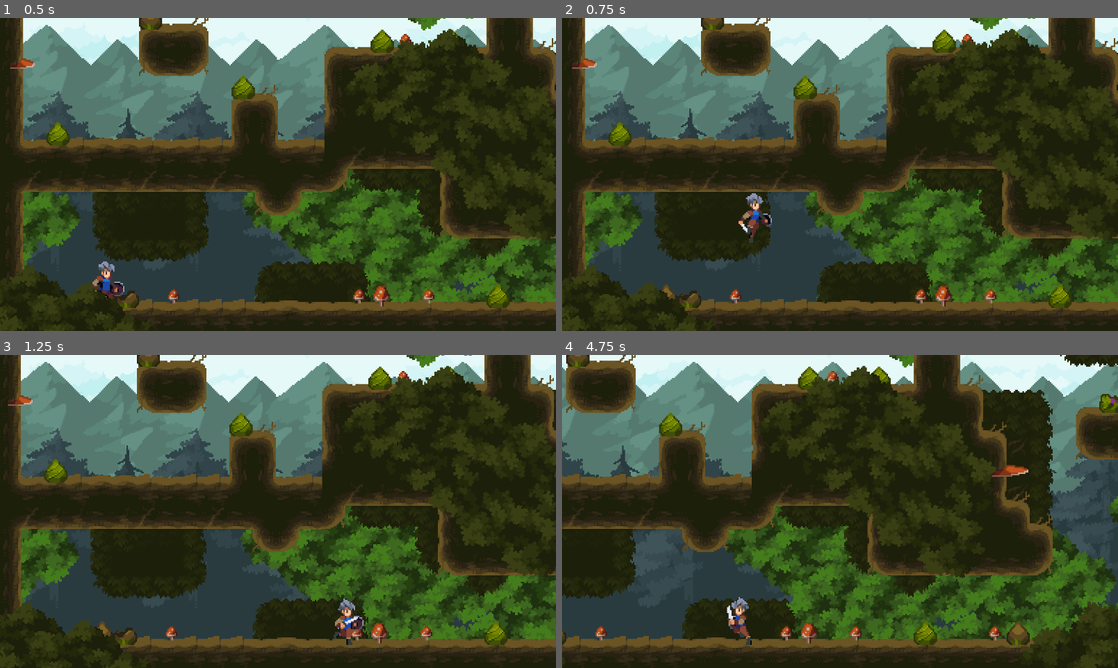
Above: before the commit, frames 1-4 (two rows, left to right).
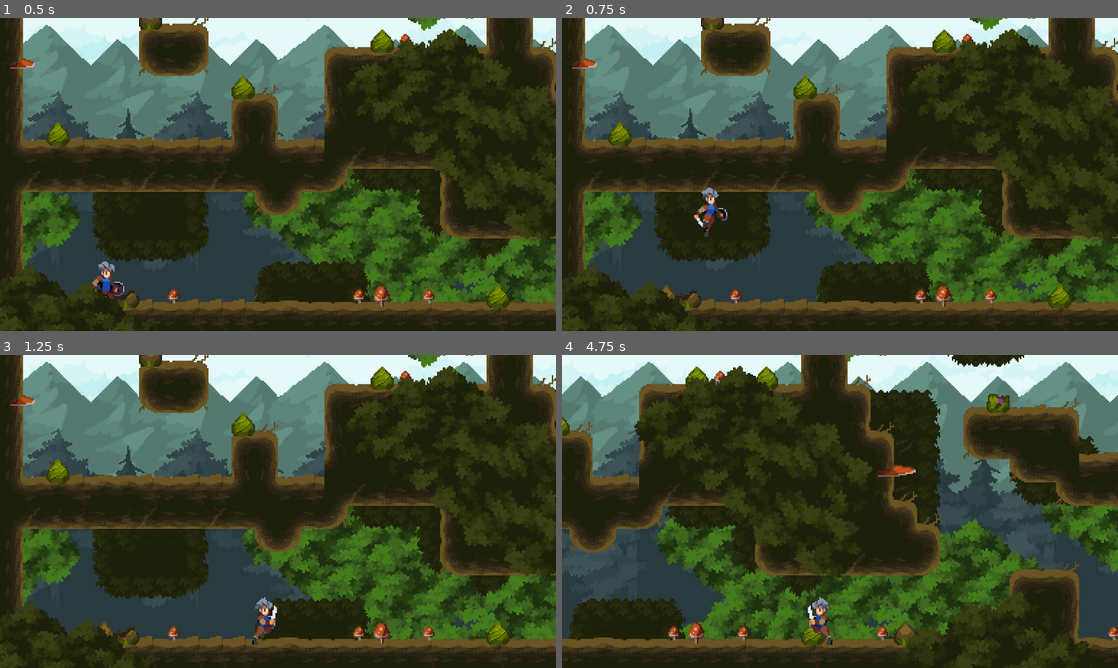
Above: after the commit, the same moments.

Repository: WITstudio86/legend_of_the_cryptids
Game: Godot game, scene res://Scenes/world.tscn
Same seed, same stepped clock (60 frames per second), same inputs: the game is played once before the commit and once after it.
Inputs:
- Up to frame 1 (0.5 s): no input
- Up to frame 2 (0.75 s): hold D (move_right) from 0.53 s (still down); hold Space (jump) from 0.53 s (still down)
- Up to frame 3 (1.25 s): keep holding D (move_right); keep holding Space (jump)
- Up to frame 4 (4.75 s): release Space (jump) at 1.28 s; tap Space (jump) at 1.35, 1.52, 1.82, 2.85, 3.02, 3.32, 4.35, 4.52 s; release D (move_right) at 2.03 s; hold A (move_left) 2.03-2.78 s; hold Space (jump) 2.03-2.78 s; hold D (move_right) 2.78-4.28 s; hold Space (jump) 3.53-4.28 s; hold A (move_left) from 4.28 s (still down)

Frame 1 is identical in both runs. In frame 2, 0.8% of the frame differs, in the area x 23-38%, y 54-72%; in frame 3, 6.9%; in frame 4, 58%, in the area x 0-100%, y 0-100%.

Commit message:
feat: 运动控制优化
实现速度过渡
优化动画切换逻辑
实现 coyote time
实现不同跳跃高度通过空格控制
实现提前按下的空格已经可以在碰到地板之后触发跳跃

Diff:
--- a/Scenes/player/player.gd
+++ b/Scenes/player/player.gd
@@ -1,26 +1,49 @@
 extends CharacterBody2D
 
-const SPEED = 300
-const JUMP_VELOCITY = -300.0
+const SPEED = 160.0
+const FLOOR_ACCELERATION = SPEED / 0.2 # 期望 0.2秒完成加速 , 这里求每秒变化多少
+const AIR_ACCELERATION = SPEED / 0.02 # 空中变化速度更快
+const JUMP_VELOCITY = -320.0
 #获得重力
 var gravity = ProjectSettings.get("physics/2d/default_gravity")
 @onready var collision_shape_2d: CollisionShape2D = %CollisionShape2D
 @onready var animated_sprite_2d: AnimatedSprite2D = %AnimatedSprite2D
+@onready var coyote_timer: Timer = %CoyoteTimer
+@onready var jump_request_timer: Timer = %JumpRequestTimer
+
+
+func _unhandled_input(event: InputEvent) -> void:
+	# 按下跳跃键之后会有一个 0.1秒的跳跃请求时间 , 在个时间内都可以出发跳跃
+	if event.is_action_pressed("jump"):
+		jump_request_timer.start()
+	# 松开表示放弃跳跃请求
+	if event.is_action_released("jump"):
+		jump_request_timer.stop()
+		# 实现空格时长控制跳跃高度 , 如果松开的时候还不到一半就
+		if velocity.y < JUMP_VELOCITY / 2:
+			velocity.y = JUMP_VELOCITY / 2
+
 
 
 func _physics_process(delta: float) -> void:
 	# 实现左右移动
 	var direction = Input.get_axis("move_left","move_right")
-	velocity.x = direction * SPEED
+	# ACCELERATION * delta 获得当前帧时间中应该移动的距离是多少, 实现加速减速的过程
+	# 空中和地面不同的速度变化步长
+	var acceleration = FLOOR_ACCELERATION if is_on_floor() else AIR_ACCELERATION
+	velocity.x = move_toward(velocity.x ,direction * SPEED , acceleration * delta)
 	# 实现重力
 	velocity.y += gravity * delta
 	# 跳跃
-	if Input.is_action_just_pressed("jump") and is_on_floor():
+	# 在地板上或者处于 coyote time 都可以跳跃
+	var can_jump = is_on_floor() or coyote_timer.time_left > 0
+	var should_jump = jump_request_timer.time_left > 0 and can_jump
+	if should_jump:
 		velocity.y = JUMP_VELOCITY
 	# 实现动画
 	if is_on_floor():
-		# 在地板上近乎为零速度的时候
-		if is_zero_approx(direction):
+		# 在地板上方向为 0 且速度为 0 的时候静止
+		if is_zero_approx(direction) and is_zero_approx(velocity.x):
 			animated_sprite_2d.play("idle")
 		else:
 			# 不为零的时候
@@ -31,4 +54,14 @@
 	if not is_zero_approx(direction):
 		animated_sprite_2d.flip_h = direction < 0
 
+	# 实现郊狼时间: 移动之前记录在地板上的状态 , 移动之后判断是否相同 ,
+	# 不同且之前在地板上的时候开启时间
+	var was_on_floor = is_on_floor()
 	move_and_slide()
+	if is_on_floor() != was_on_floor:
+		# 曾经在地板上并且不是因为按下空格跳跃改变的状态
+		if was_on_floor and not should_jump:
+			# 那么开启cayote time
+			coyote_timer.start()
+		else:
+			coyote_timer.stop()
--- a/Scenes/player/player.tscn
+++ b/Scenes/player/player.tscn
@@ -164,3 +164,13 @@
 unique_name_in_owner = true
 position = Vector2(0, -17)
 shape = SubResource("RectangleShape2D_kysaj")
+
+[node name="CoyoteTimer" type="Timer" parent="."]
+unique_name_in_owner = true
+wait_time = 0.1
+one_shot = true
+
+[node name="JumpRequestTimer" type="Timer" parent="."]
+unique_name_in_owner = true
+wait_time = 0.1
+one_shot = true
